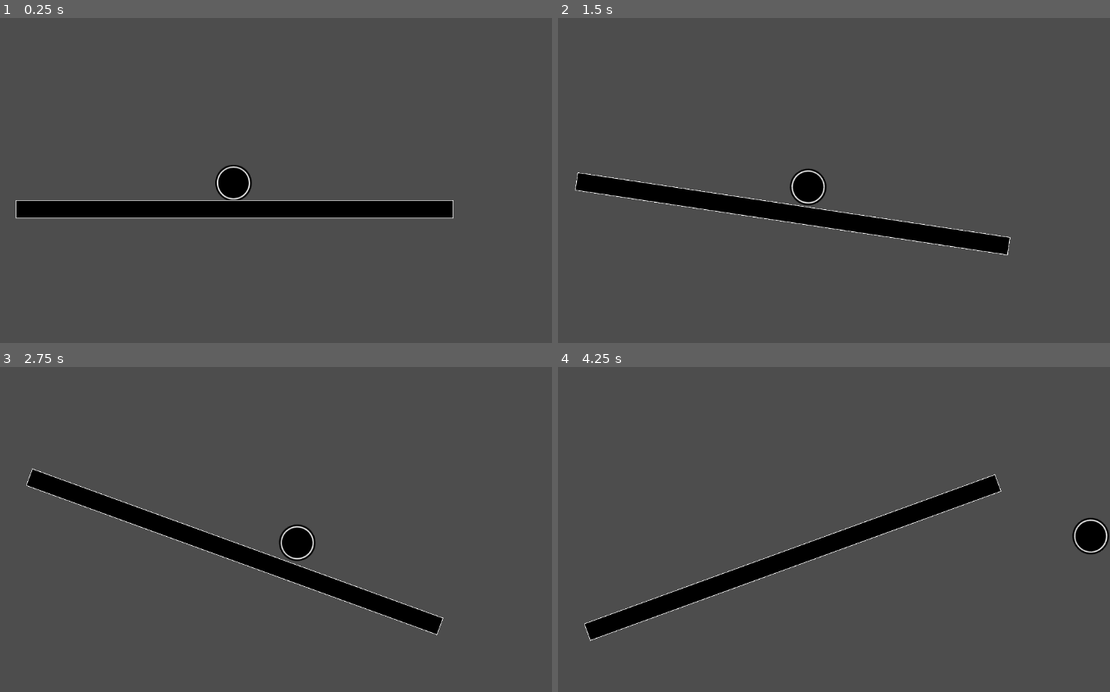
Above: before the commit, frames 1-4 (two rows, left to right).
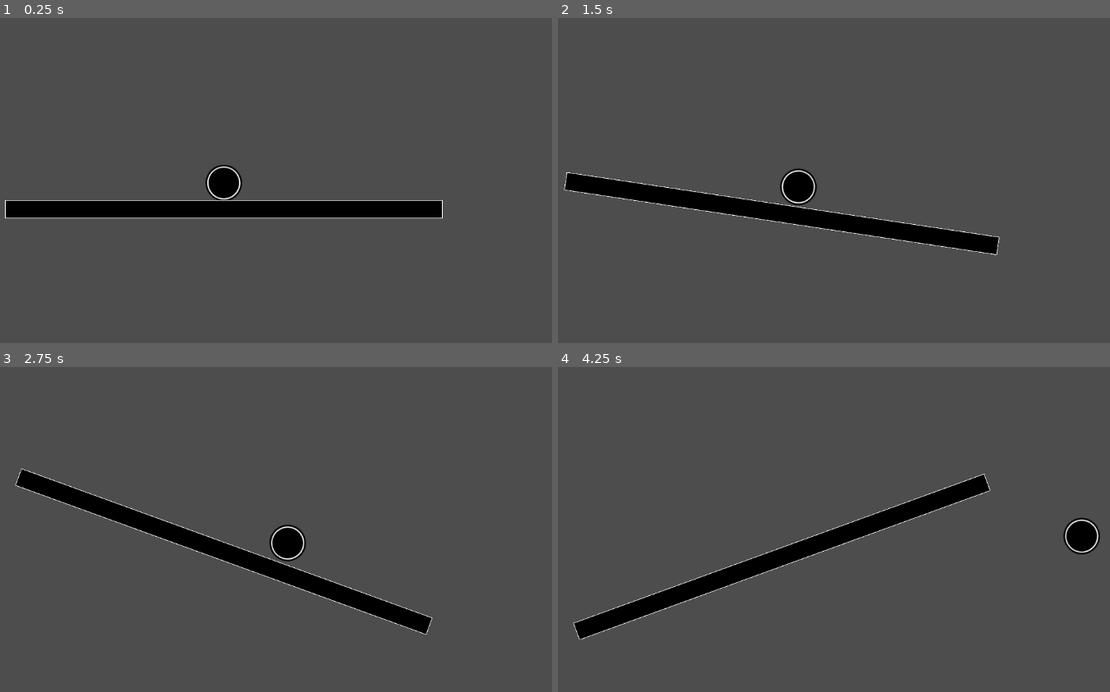
Above: after the commit, the same moments.

Repository: jo-ho/balance-game
Game: Godot game, scene res://game.tscn
Two runs of this game, one before a commit and one after it. Both use one fixed random seed, a clock stepped at 60 frames per second and the inputs below.
Inputs:
- Up to frame 1 (0.25 s): no input
- Up to frame 2 (1.5 s): hold Down (right_down) 0.53-1.28 s; hold S (left_down) from 1.28 s (still down)
- Up to frame 3 (2.75 s): release S (left_down) at 2.03 s; hold Down (right_down) from 2.03 s (still down)
- Up to frame 4 (4.25 s): release Down (right_down) at 2.78 s; hold W (left_up) 2.78-3.53 s; hold S (left_down) from 3.53 s (still down)

The runs differ from the first frame. In frame 1, 0.7% of the frame differs, in the area x 0-83%, y 45-62%; in frame 2, 1.8%; in frame 3, 2.9%; in frame 4, 3.2%, in the area x 2-100%, y 32-85%.

Commit message:
Add fog pickup

Diff:
--- a/common/events.gd
+++ b/common/events.gd
@@ -6,3 +6,4 @@
 signal ball_shrank(value: bool)
 signal ball_shaped_changed(value: Ball.Shape)
 signal bar_stuck(value: bool)
+signal fog_enabled(value: bool)
--- a/effect/effect_data.gd
+++ b/effect/effect_data.gd
@@ -7,6 +7,7 @@
 	SHRINK,
 	TO_SQUARE,
 	STICKY,
+	FOG,
 }
 
 @export var type: Type
--- a/effect/effect_manager.gd
+++ b/effect/effect_manager.gd
@@ -7,6 +7,7 @@
 	EffectData.Type.SHRINK: preload("res://effect/shrink.tres"),
 	EffectData.Type.TO_SQUARE: preload("res://effect/to_square.tres"),
 	EffectData.Type.STICKY: preload("res://effect/sticky.tres"),
+	EffectData.Type.FOG: preload("res://effect/fog.tres"),
 }
 
 signal new_effect_received(effect: Effect)
--- /dev/null
+++ b/effect/fog.gd
@@ -0,0 +1,9 @@
+extends Effect
+
+func _on_apply(duration_secs: float) -> void:
+	timer.start(duration_secs)
+	Events.fog_enabled.emit(true)
+
+func on_expire() -> void:
+	Events.fog_enabled.emit(false)
+	queue_free()
--- /dev/null
+++ b/effect/fog.tres
@@ -0,0 +1,13 @@
+[gd_resource type="Resource" script_class="EffectData" load_steps=4 format=3 uid="uid://bpaca0bb0wi8q"]
+
+[ext_resource type="PackedScene" uid="uid://bpvquy3mt1cwq" path="res://effect/fog.tscn" id="1_1t8oa"]
+[ext_resource type="Script" uid="uid://bhxbpwqpk62e1" path="res://effect/effect_data.gd" id="1_1x6hn"]
+[ext_resource type="Texture2D" uid="uid://c665jykndfs0w" path="res://pickup/assets/fog.png" id="3_q786k"]
+
+[resource]
+script = ExtResource("1_1x6hn")
+type = 5
+name = "Fog"
+scene = ExtResource("1_1t8oa")
+sprite = ExtResource("3_q786k")
+metadata/_custom_type_script = "uid://bhxbpwqpk62e1"
--- /dev/null
+++ b/effect/fog.tscn
@@ -0,0 +1,7 @@
+[gd_scene load_steps=3 format=3 uid="uid://bpvquy3mt1cwq"]
+
+[ext_resource type="PackedScene" uid="uid://o3hqnitgvtub" path="res://effect/effect.tscn" id="1_im5aa"]
+[ext_resource type="Script" uid="uid://bqheanvjq0yei" path="res://effect/fog.gd" id="2_6lhmj"]
+
+[node name="Fog" instance=ExtResource("1_im5aa")]
+script = ExtResource("2_6lhmj")
--- a/game.gd
+++ b/game.gd
@@ -9,12 +9,14 @@
 @onready var pickups: Node = $Pickups
 @onready var bar: Bar = $Bar/Bar
 @onready var effects: Control = $CanvasLayer/Effects
+@onready var fog: Sprite2D = $WorldEffects/Fog
 
 var dist_traveled: float = 0
 
 func _ready() -> void:
 	randomize()
 	Events.pickup_collected.connect(_on_pickup_collected)
+	Events.fog_enabled.connect(_on_fog_enabled)
 	pickup_spawner.pickup_spawned.connect(_on_pickup_spawned)
 	pickup_spawner.start(bar.position.y)
 	effect_manager.new_effect_received.connect(_on_new_effect_received)
@@ -36,3 +38,6 @@
 	var effect_ui: EffectUI = effect_ui_scene.instantiate()
 	effect_ui.effect = effect
 	effects.add_child(effect_ui)
+
+func _on_fog_enabled(value: bool) -> void:
+	fog.visible = value
--- a/game.tscn
+++ b/game.tscn
@@ -15,6 +15,7 @@
 [ext_resource type="Resource" uid="uid://bk3x8ir8s1lsy" path="res://pickup/shrink_pickup.tres" id="7_80cx4"]
 [ext_resource type="Resource" uid="uid://dpwu2nuvljviu" path="res://pickup/sticky_pickup.tres" id="8_e8heu"]
 [ext_resource type="Resource" uid="uid://db4h5h25qv236" path="res://pickup/to_square_pickup.tres" id="9_rvswv"]
+[ext_resource type="Texture2D" uid="uid://bq7ryvlqsxf6s" path="res://environment/assets/fog01.png" id="16_80cx4"]
 
 [sub_resource type="WorldBoundaryShape2D" id="WorldBoundaryShape2D_eow3j"]
 
@@ -23,9 +24,19 @@
 pickup_2d_scene = ExtResource("2_215e1")
 effect_ui_scene = ExtResource("3_7sc4i")
 
-[node name="CanvasLayer" type="CanvasLayer" parent="."]
+[node name="WorldEffects" type="CanvasLayer" parent="."]
 
-[node name="Effects" type="VBoxContainer" parent="CanvasLayer"]
+[node name="Fog" type="Sprite2D" parent="WorldEffects"]
+visible = false
+modulate = Color(0, 0, 0, 1)
+position = Vector2(575, 256)
+scale = Vector2(1.125, 1)
+texture = ExtResource("16_80cx4")
+flip_v = true
+
+[node name="UI" type="CanvasLayer" parent="."]
+
+[node name="Effects" type="VBoxContainer" parent="UI"]
 offset_right = 40.0
 offset_bottom = 40.0
 
@@ -37,13 +48,13 @@
 [node name="Pickups" type="Node" parent="."]
 
 [node name="Ball" parent="." instance=ExtResource("2_e2o6t")]
-position = Vector2(590, 492)
+position = Vector2(573, 492)
 collision_layer = 7
 
 [node name="Bar" type="Node" parent="."]
 
 [node name="Bar" parent="Bar" instance=ExtResource("3_feb5d")]
-position = Vector2(592, 555)
+position = Vector2(573, 555)
 
 [node name="Killzone" type="Area2D" parent="Bar/Bar"]
 position = Vector2(-592, -554)
--- /dev/null
+++ b/pickup/fog_pickup.tres
@@ -0,0 +1,11 @@
+[gd_resource type="Resource" script_class="PickupData" load_steps=3 format=3 uid="uid://caet3pyrwesb1"]
+
+[ext_resource type="Script" uid="uid://bp7csbqvuqrg3" path="res://pickup/pickup_data.gd" id="1_8e1vf"]
+[ext_resource type="Texture2D" uid="uid://c665jykndfs0w" path="res://pickup/assets/fog.png" id="2_h0iwj"]
+
+[resource]
+script = ExtResource("1_8e1vf")
+sprite = ExtResource("2_h0iwj")
+effect_type = 5
+duration_secs = 3
+metadata/_custom_type_script = "uid://bp7csbqvuqrg3"
Not shown, added: effect/fog.gd.uid
Binary file added: environment/assets/fog01.png
Not shown, added: environment/assets/fog01.png.import
Not shown: 1 places in game.tscn that only renumber resources
Binary file added: pickup/assets/fog.png
Not shown, added: pickup/assets/fog.png.import
